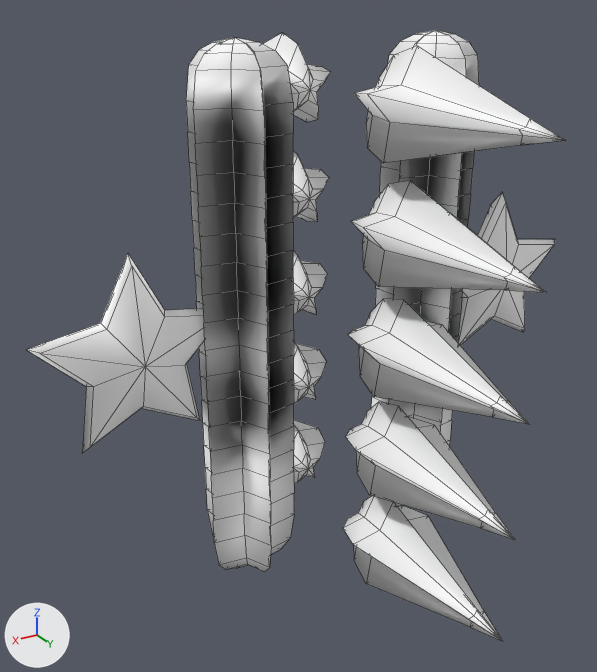
One commit to the FBX model Assets/HelloPico2/Data/Model/Char/Guide/Char_Guide_DemoA_Anim.fbx: the scene before it, then after it.
One viewpoint serves both versions: a 50 mm lens placed at (0.0408, 0.061, 0.0291), pointed at (0.0036, -0.0011, -0.002). Every picture has the same lights, and +X, +Y and +Z are marked at lower left. Mesh edges are drawn as thin lines. Where no turn or scale is listed for an object, it has been applied to the vertices.

The first picture shows 'MarkerFiveSetRigRef_StarChain_L_Mesh', 'MarkerFiveSetRigRef_StarChain_R_Mesh', 'MarkerFiveSetRigRef_StarDropTar_MeshA', 'MarkerFiveSetRigRef_StarDropTar_MeshB', 'MarkerFiveSetRigRef_StarDropTar_MeshC', 'MarkerFiveSetRigRef_StarDrop_MeshA', 'MarkerFiveSetRigRef_StarDrop_MeshB', 'MarkerFiveSetRigRef_StarDrop_MeshC', 'MarkerFiveSetRigRef_StarDrop_MeshD', 'MarkerFiveSetRigRef_StarDrop_MeshE', 'MarkerFiveSetRigRef_StarShield_L_Mesh', 'MarkerFiveSetRigRef_StarShield_R_Mesh'.
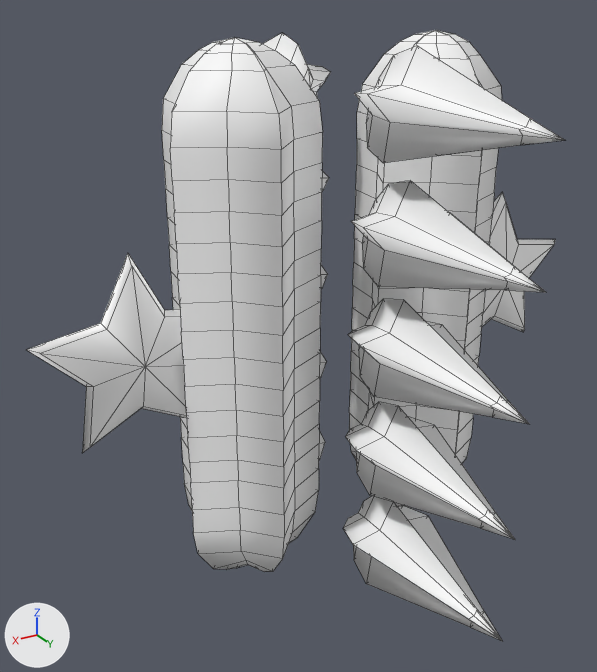
Boxes (x1, y1, x2, y2) around the edits, measured in the pictures (597 x 672 px; the box of a moved part takes in the faces that stretch with it):
'MarkerFiveSetRigRef_StarChain_L_Mesh', reshaped (49% wider)
    before: (186, 38, 294, 572)
    after: (162, 38, 323, 572)
'MarkerFiveSetRigRef_StarChain_R_Mesh', reshaped (41% wider)
    before: (371, 30, 479, 506)
    after: (349, 30, 502, 506)
part 1 of me_markerfivesetrigref_starchain_r_mesh, moved or reshaped
    before: (371, 41, 479, 446)
    after: (349, 41, 502, 464)
part 2 of me_markerfivesetrigref_starchain_l_mesh, moved or reshaped
    before: (186, 50, 294, 572)
    after: (162, 50, 323, 572)

The change in detail:
me_markerfivesetrigref_starchain_l_mesh is used by ob_markerfivesetrigref_starchain_l_mesh; location (0.01, 0.0, 0.0).
me_markerfivesetrigref_starchain_l_mesh had 232 vertices, 240 faces and spanned x -0.0044..0.0044, y -0.0037..0.0046, z -0.025..0.025.
me_markerfivesetrigref_starchain_l_mesh now has 232 vertices, 240 faces and spans x -0.0068..0.0068, y -0.0058..0.0071, z -0.025..0.025.
me_markerfivesetrigref_starchain_l_mesh part 2: 190 of 232 vertices moved; they spanned x -0.0044..0.0044, y -0.0037..0.0046, z -0.0228..0.0228 and now span x -0.0068..0.0068, y -0.0058..0.0071, z -0.0228..0.0228; mean shift (0.0, 0.0, 0.0); largest move (0.0, -0.0023, -0.0125) -> (0.0, -0.005, -0.0121).
me_markerfivesetrigref_starchain_r_mesh is used by ob_markerfivesetrigref_starchain_r_mesh; location (-0.01, 0.0, 0.0).
me_markerfivesetrigref_starchain_r_mesh had 232 vertices, 240 faces and spanned x -0.0044..0.0044, y -0.0037..0.0046, z -0.025..0.025.
me_markerfivesetrigref_starchain_r_mesh now has 232 vertices, 240 faces and spans x -0.0068..0.0068, y -0.0058..0.0072, z -0.025..0.025.
me_markerfivesetrigref_starchain_r_mesh part 1: 195 of 232 vertices moved; they spanned x -0.0044..0.0044, y -0.0037..0.0046, z -0.024..0.0228 and now span x -0.0068..0.0068, y -0.0058..0.0072, z -0.024..0.0228; mean shift (0.0, 0.0, 0.0); largest move (-0.0014, 0.0019, 0.0175) -> (-0.0029, 0.004, 0.0175).
